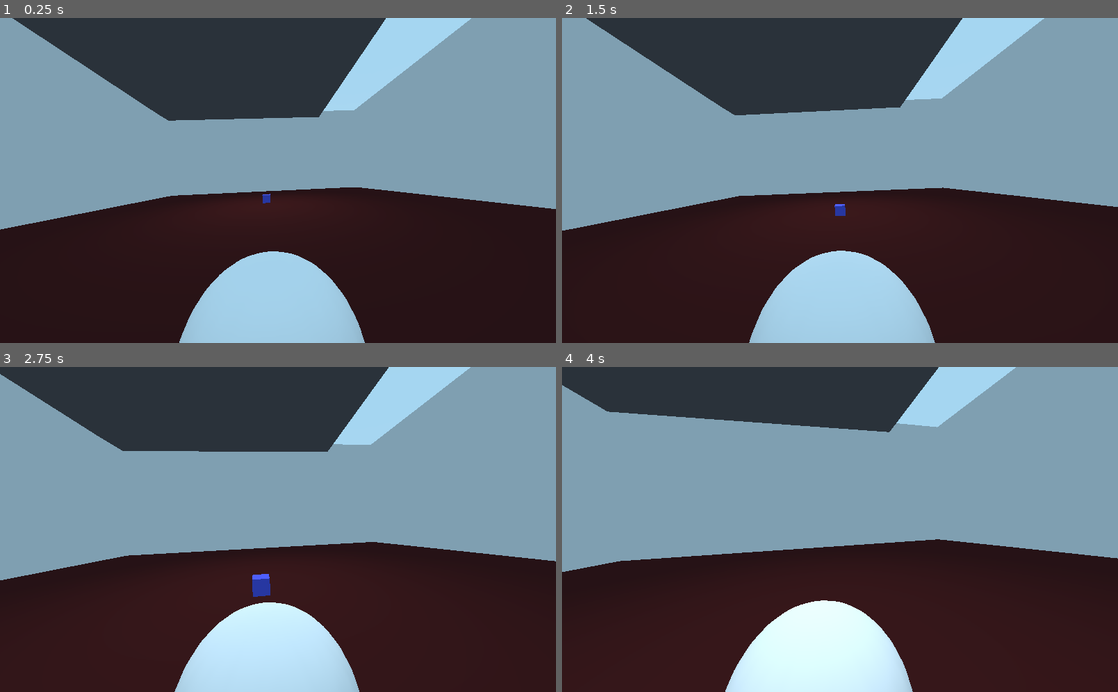
Above: before the commit, frames 1-4 (two rows, left to right).
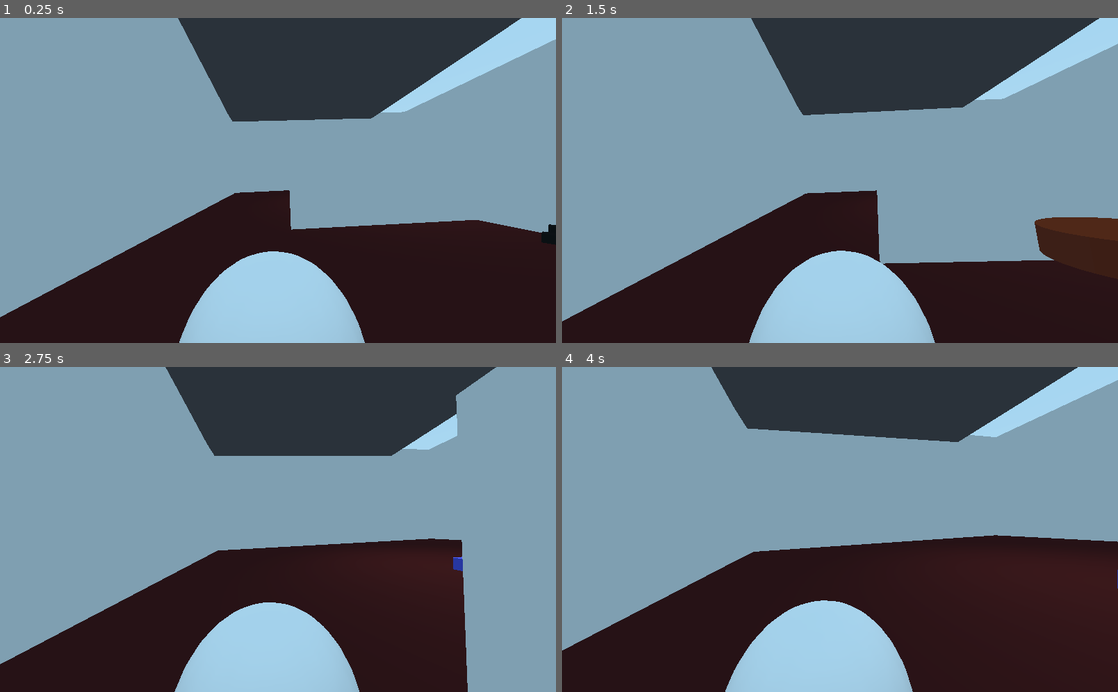
Above: after the commit, the same moments.

Repository: MRHeavy-G/Project03_CST_426
Game: Godot game, scene res://Main_Scene.tscn
Same seed, same stepped clock (60 frames per second), same inputs: the game is played once before the commit and once after it.
Inputs (mouse positions are in pixels of both pictures, inside the frame that each line leads up to):
- Up to frame 1 (0.25 s): no input
- Up to frame 2 (1.5 s): move the mouse to (867, 180) at 0.52 s; hold W from 0.53 s (still down); move the mouse to (812, 180) at 1.27 s
- Up to frame 3 (2.75 s): keep holding W; move the mouse to (289, 523) at 2.02 s
- Up to frame 4 (4 s): keep holding W; move the mouse to (834, 536) at 2.77 s; move the mouse to (878, 532) at 3.52 s

The runs differ from the first frame. In frame 1, 25% of the frame differs, in the area x 0-100%, y 0-93%; in frame 2, 28%; in frame 3, 29%, in the area x 0-100%, y 0-100%; in frame 4, 23%.

Commit message:
Wall_Move_Items
I moved the forklift to be in a better position and re-sized it. Then I added some walls from where the forklift is stored. Then we will travel to the out-ter room to begin the game

Diff:
--- a/GoDot/Main_Scene.tscn
+++ b/GoDot/Main_Scene.tscn
@@ -11,21 +11,29 @@
 [sub_resource type="CubeMesh" id=2]
 size = Vector3( 1, 1, 1 )
 
-[sub_resource type="SpatialMaterial" id=6]
+[sub_resource type="SpatialMaterial" id=3]
 albedo_color = Color( 0.317647, 0.341176, 0.905882, 1 )
 
-[sub_resource type="BoxShape" id=3]
+[sub_resource type="BoxShape" id=4]
 extents = Vector3( 24.908, 0.868932, 24.9699 )
 
-[sub_resource type="CubeMesh" id=4]
+[sub_resource type="CubeMesh" id=5]
 size = Vector3( 50, 1, 50 )
 
-[sub_resource type="SpatialMaterial" id=5]
+[sub_resource type="SpatialMaterial" id=6]
 albedo_color = Color( 0.231373, 0.00784314, 0.00784314, 1 )
 
 [sub_resource type="BoxShape" id=7]
 
 [sub_resource type="CubeMesh" id=8]
+
+[sub_resource type="BoxShape" id=9]
+extents = Vector3( 28.5879, 23.5324, 0.733548 )
+
+[sub_resource type="BoxShape" id=10]
+extents = Vector3( 0.262717, 3.4813, 9.01986 )
+
+[sub_resource type="CubeMesh" id=11]
 
 [node name="Main_Scene" type="Spatial"]
 
@@ -37,21 +45,21 @@
 
 [node name="MeshInstance" type="MeshInstance" parent="Box"]
 mesh = SubResource( 2 )
-material/0 = SubResource( 6 )
+material/0 = SubResource( 3 )
 
 [node name="Floor" type="StaticBody" parent="."]
 transform = Transform( 1, 0, 0, 0, 1, 0, 0, 0, 1, 0, -0.611593, 0 )
 
 [node name="CollisionShape" type="CollisionShape" parent="Floor"]
-shape = SubResource( 3 )
+shape = SubResource( 4 )
 
 [node name="MeshInstance" type="MeshInstance" parent="Floor"]
 transform = Transform( 1, 0, 0, 0, 1, 0, 0, 0, 1, 0.288458, 0.378502, 0.0472403 )
-mesh = SubResource( 4 )
-material/0 = SubResource( 5 )
+mesh = SubResource( 5 )
+material/0 = SubResource( 6 )
 
 [node name="Worker" parent="." instance=ExtResource( 1 )]
-transform = Transform( 1, 0, 0, 0, 1, 0, 0, 0, 1, 0, 1.56107, 18.9638 )
+transform = Transform( 1, 0, 0, 0, 1, 0, 0, 0, 1, -16.202, 1.76601, 20.1797 )
 script = ExtResource( 2 )
 
 [node name="CAm" type="Spatial" parent="Worker"]
@@ -68,7 +76,7 @@
 fov = 90.0
 
 [node name="Forklift machine" parent="." instance=ExtResource( 3 )]
-transform = Transform( -0.877573, 0, 0.479443, 0, 1, 0, -0.479443, 0, -0.877573, -20.7199, 0.597908, 22.5173 )
+transform = Transform( -1.95459, 0, -0.670023, 0, 1.60945, 0, 1.0869, 0, -1.89475, -3.53068, 0.736891, 19.8492 )
 
 [node name="SpotLight" type="SpotLight" parent="."]
 transform = Transform( 1, 0, 0, 0, 0.0271191, 0.999632, 0, -0.999632, 0.0271191, -0.0336328, 19.9797, 0.573722 )
@@ -114,6 +122,13 @@
 [node name="Wall4" type="StaticBody" parent="Walls_for _Game"]
 transform = Transform( 0.0176793, 0, 0.999844, 0, 1, 0, -0.999844, 0, 0.0176793, 0.213504, -3.75247, 1.15371 )
 
+[node name="RigidBody" type="RigidBody" parent="Walls_for _Game/Wall4"]
+transform = Transform( 1, 0, -1.30385e-08, 0, 1, 0, 1.30385e-08, 0, 1, 0.620428, 43.6368, 35.088 )
+
+[node name="CollisionShape" type="CollisionShape" parent="Walls_for _Game/Wall4/RigidBody"]
+transform = Transform( 1, 0, -2.42144e-08, 0, 1, 0, 2.42144e-08, 0, 1, -0.161326, -31.298, -9.12373 )
+shape = SubResource( 9 )
+
 [node name="CollisionShape" type="CollisionShape" parent="Walls_for _Game/Wall4"]
 transform = Transform( 30, 0, 0, 0, 20, 0, 0, 0, 0.5, -0.141175, 5.54209, 25.5342 )
 shape = SubResource( 7 )
@@ -134,3 +149,29 @@
 transform = Transform( 30, 0, 0, 0, 20, 0, 0, 0, 0.5, 0, 5.64585, 25.4108 )
 mesh = SubResource( 8 )
 material/0 = null
+
+[node name="Inner_Room" type="Spatial" parent="Walls_for _Game"]
+
+[node name="Back_Wall" type="StaticBody" parent="Walls_for _Game/Inner_Room"]
+transform = Transform( 1, 0, 0, 0, 0.914481, 0, 0, 0, 0.72927, 0.0409031, 2.43953, 13.5749 )
+
+[node name="CollisionShape" type="CollisionShape" parent="Walls_for _Game/Inner_Room/Back_Wall"]
+transform = Transform( 1, 0, 0, 0, 1, 0, 0, 0, 1, 0, -0.330041, 5.03221 )
+shape = SubResource( 10 )
+
+[node name="MeshInstance" type="MeshInstance" parent="Walls_for _Game/Inner_Room/Back_Wall"]
+transform = Transform( -0.167916, 0, 0, 0, 2.77583, 0, 0, 0, 9.83181, 0, 0.36147, 5.76466 )
+mesh = SubResource( 11 )
+material/0 = null
+
+[node name="Front_Wall" type="StaticBody" parent="Walls_for _Game/Inner_Room"]
+transform = Transform( -0.0415443, 0, -0.72864, 0, 0.914481, 0, 0.999137, 0, -0.030297, -3.087, 2.43953, 10.4276 )
+
+[node name="CollisionShape" type="CollisionShape" parent="Walls_for _Game/Inner_Room/Front_Wall"]
+transform = Transform( 1, 0, 0, 0, 1, 0, 0, 0, 1, 0, -0.330041, 5.03221 )
+shape = SubResource( 10 )
+
+[node name="MeshInstance" type="MeshInstance" parent="Walls_for _Game/Inner_Room/Front_Wall"]
+transform = Transform( -0.167916, 0, 0, 0, 2.77583, 0, 0, 0, 9.83181, 0, 0.36147, 5.76466 )
+mesh = SubResource( 11 )
+material/0 = null
Not shown: 1 places in GoDot/Main_Scene.tscn that only renumber resources
